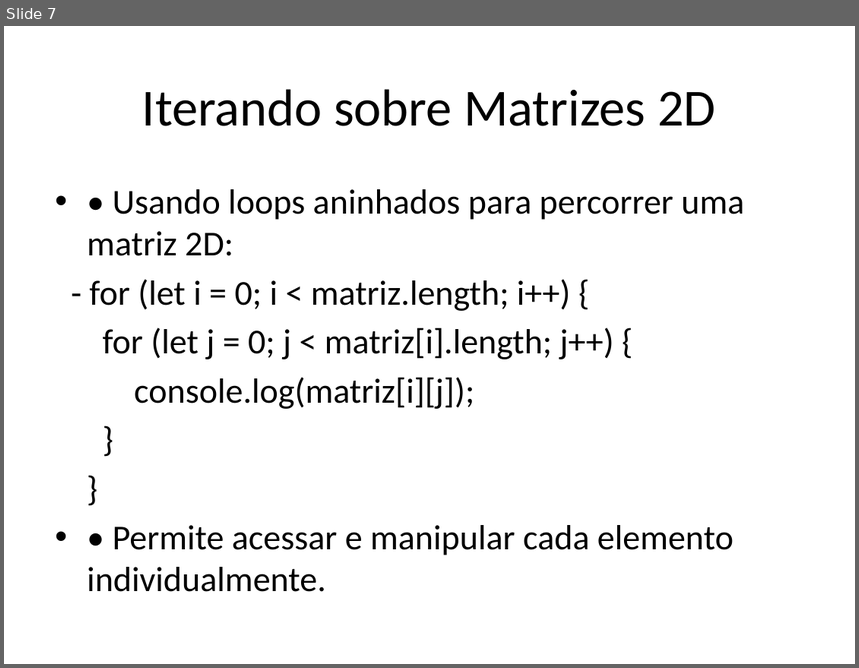
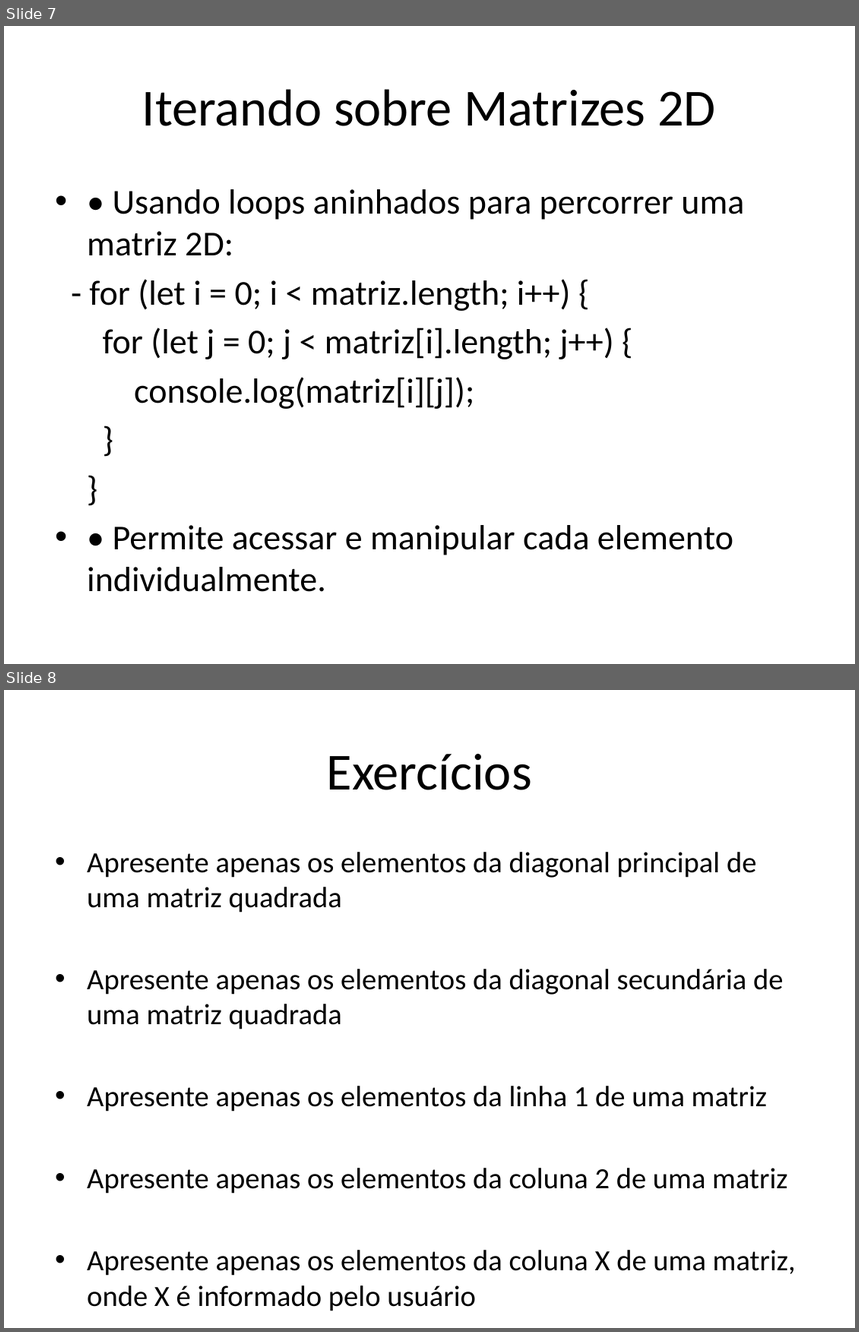
Before and after one commit to dfpires/progcomp2-2024b, a slide deck: matrizes_2d_javascript.pptx. Shown one above the other, each under a label of ours: slide 7 before the commit, slides 7 and 8 after it. The pictures are 859x668 and 859x1332 pixels, drawn with LibreOffice and Linux fonts; fonts in the diff are those of the drawing. Boxes give left, top, right and bottom in pixels: in the first picture for what was removed or moved away, otherwise in the second. Text is boxed around its words. In the diff, an @@ line names an element or a change of style, - is before the commit and + after.

```diff
--- a/matrizes_2d_javascript.pptx
+++ b/matrizes_2d_javascript.pptx
@@ slide 8 added at (4,690,855,1328), background #FFFFFF @@
@@ title added at (327,754,532,790), 44 pt, text #000000 @@
+Exercícios
@@ text added at (87,852,796,1312), 24.8 pt, text #000000 @@
+• Apresente apenas os elementos da diagonal principal de uma matriz quadrada
+• Apresente apenas os elementos da diagonal secundária de uma matriz quadrada
+• Apresente apenas os elementos da linha 1 de uma matriz
+• Apresente apenas os elementos da coluna 2 de uma matriz
+• Apresente apenas os elementos da coluna X de uma matriz, onde X é informado pelo usuário
```
Also in this commit, not shown: 4 slides changed, 4 other slides added.
